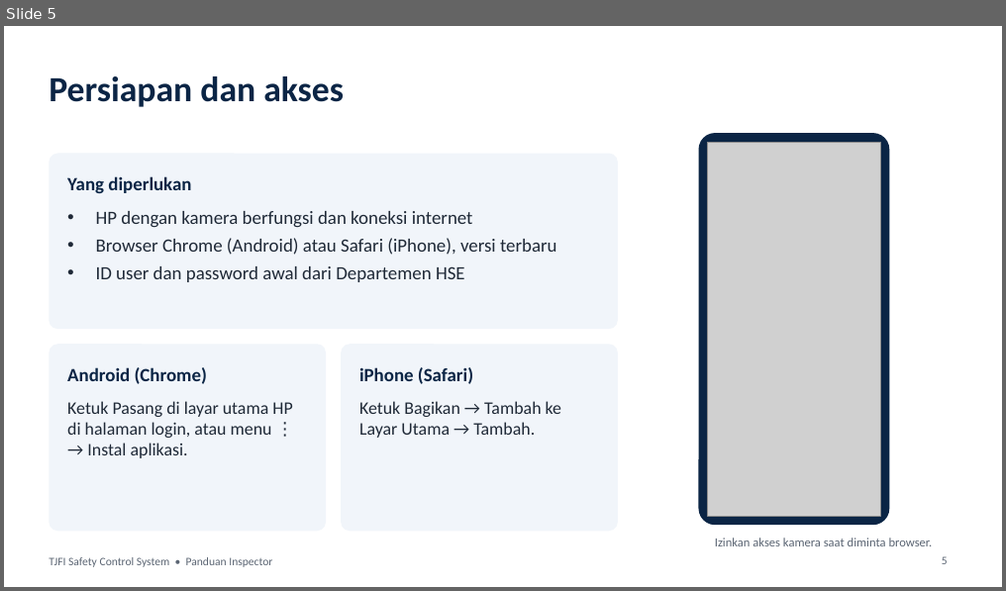
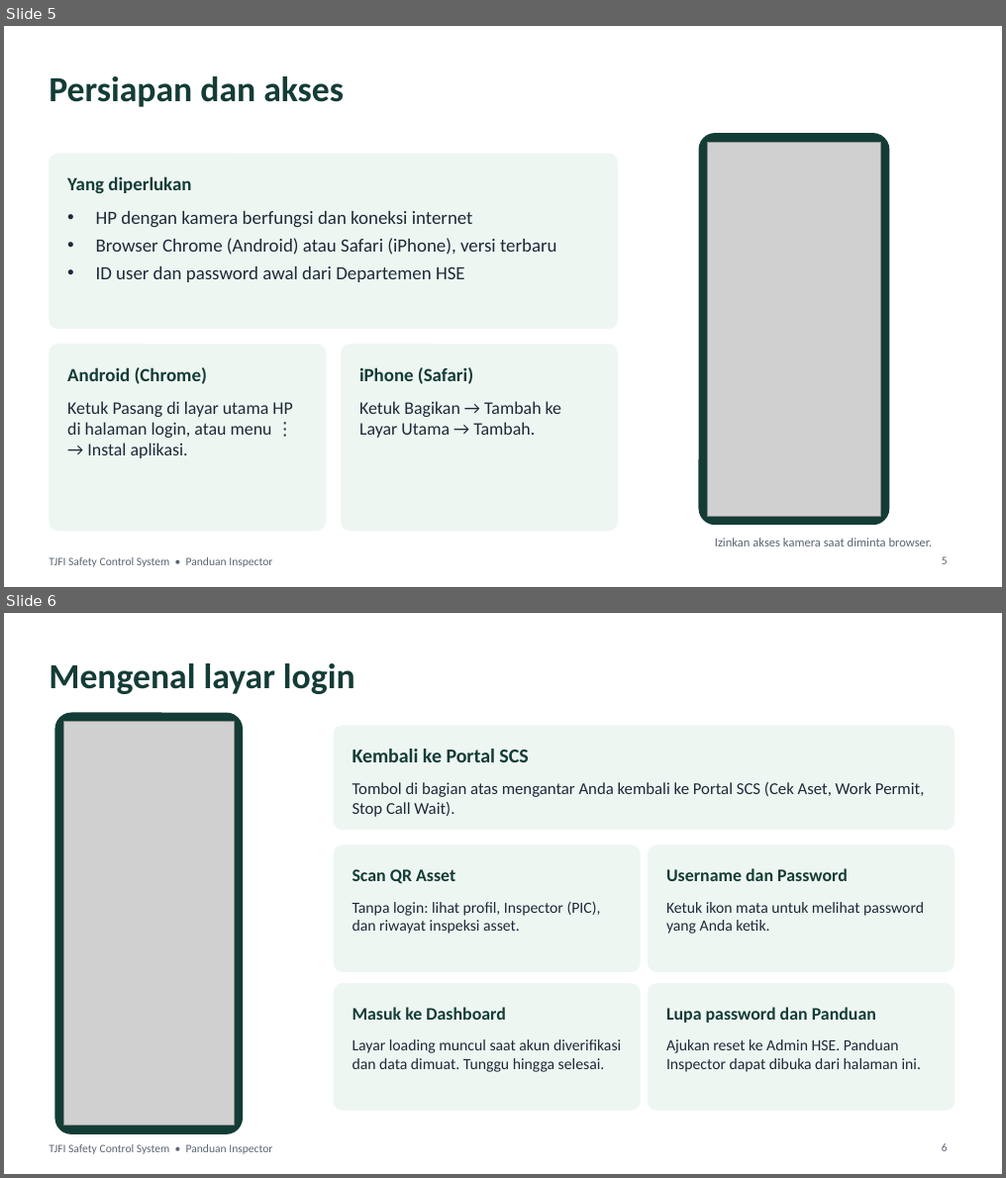
Before and after one commit to tjforge-hse/tjforge-hse.github.io, a slide deck: panduan-inspector.pptx. Shown one above the other, each under a label of ours: slide 5 before the commit, slides 5 and 6 after it. The pictures are 1006x591 and 1006x1178 pixels, drawn with LibreOffice and Linux fonts; fonts in the diff are those of the drawing; grey boxes stand for pictures. Boxes give left, top, right and bottom in pixels: in the first picture for what was removed or moved away, otherwise in the second. Text is boxed around its words. In the diff, an @@ line names an element or a change of style, - is before the commit and + after.

```diff
--- a/panduan-inspector.pptx
+++ b/panduan-inspector.pptx
@@ slide 6 added at [4,613,1002,1174], background #FFFFFF; not listed: 1 template element that a slide beside it also shows @@
@@ title added at [49,663,355,694], 34 pt, text #143C36, bold @@
+Mengenal layar login
@@ rounded rectangle added at [54,713,243,1135], fill #143C36 @@
@@ picture added at [63,722,234,1126] @@
@@ rounded rectangle added at [334,725,954,830], fill #EEF6F2 @@
@@ text added at [352,749,528,762], 19 pt, text #143C36, bold @@
+Kembali ke Portal SCS
@@ text added at [352,782,924,817], 16 pt, text #1F2937 @@
+Tombol di bagian atas mengantar Anda kembali ke Portal SCS (Cek Aset, Work Permit, Stop Call Wait).
@@ rounded rectangle added at [334,845,641,972], fill #EEF6F2 @@
@@ rounded rectangle added at [648,845,954,972], fill #EEF6F2 @@
@@ text added at [352,869,455,884], 17 pt, text #143C36, bold @@
+Scan QR Asset
@@ text added at [666,868,847,881], 17 pt, text #143C36, bold @@
+Username dan Password
@@ text added at [352,901,601,934], 15 pt, text #1F2937 @@
+Tanpa login: lihat profil, Inspector (PIC), dan riwayat inspeksi asset.
@@ text added at [666,902,924,934], 15 pt, text #1F2937 @@
+Ketuk ikon mata untuk melihat password yang Anda ketik.
@@ rounded rectangle added at [334,983,641,1111], fill #EEF6F2 @@
@@ rounded rectangle added at [648,983,954,1111], fill #EEF6F2 @@
@@ text added at [352,1007,506,1020], 17 pt, text #143C36, bold @@
+Masuk ke Dashboard
@@ text added at [666,1007,876,1023], 17 pt, text #143C36, bold @@
+Lupa password dan Panduan
@@ text added at [352,1040,621,1072], 15 pt, text #1F2937 @@
+Layar loading muncul saat akun diverifikasi dan data dimuat. Tunggu hingga selesai.
@@ text added at [666,1040,921,1072], 15 pt, text #1F2937 @@
+Ajukan reset ke Admin HSE. Panduan Inspector dapat dibuka dari halaman ini.
@@ page number added at [942,1144,947,1152], 11 pt, text #5B6573 @@
+6
@@ slide 5 changed as well @@
@@ rounded rectangle at [699,133,890,525]: fill #0B2545 to #143C36 @@
@@ fill #F1F5FA to #EEF6F2 in 3 elements at [49,344,326,531], [341,344,618,531], [49,154,618,329] @@
@@ text colour #0B2545 to #143C36 in 4 elements at [49,76,344,107], [67,176,191,193], [67,368,207,384], [359,368,473,384] @@
```
Also in this commit, not shown: 17 other slides changed, 2 other slides added, 1 other file.
